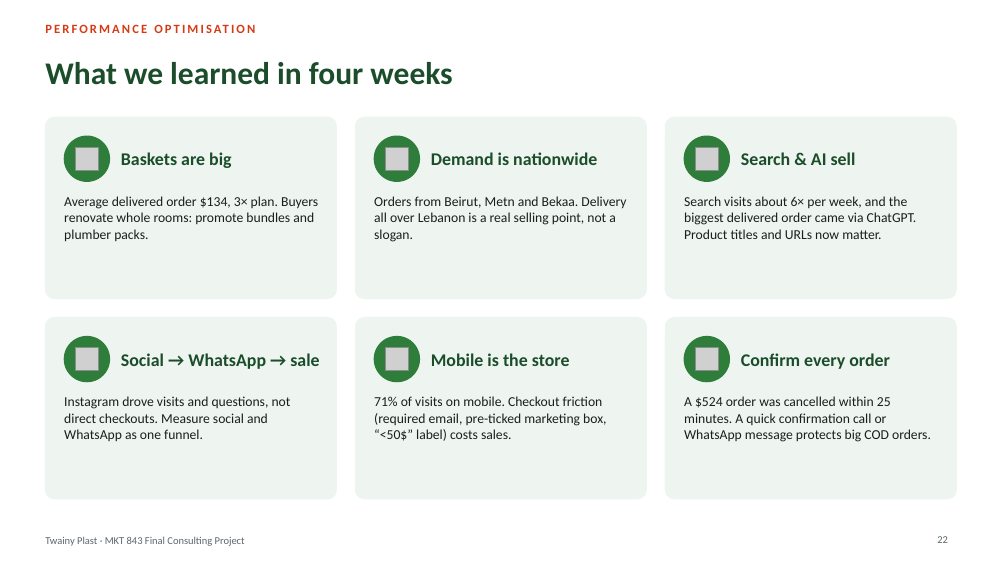
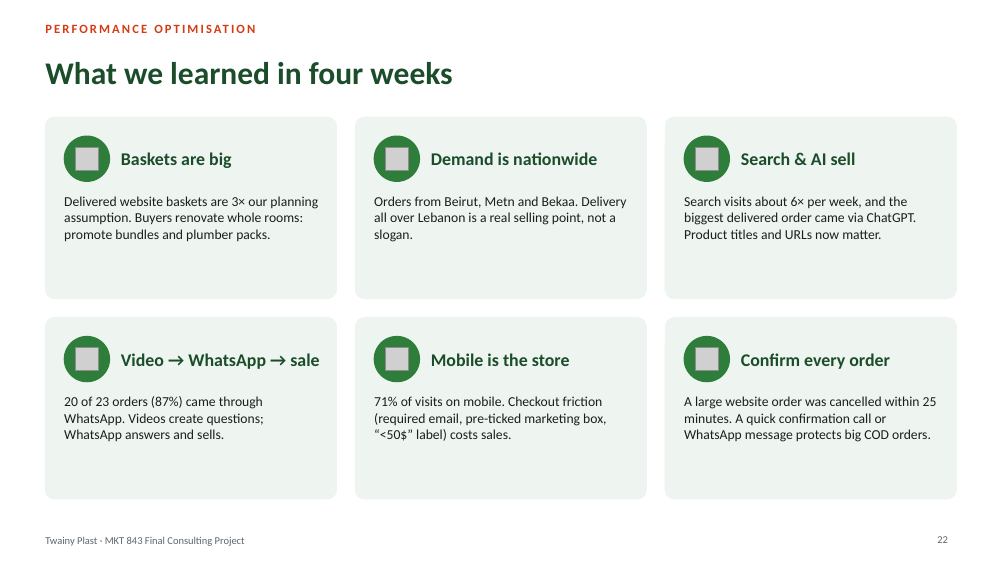
Before and after one commit to mouhibtwainy-dot/Twainy-Plast, a slide deck: slide 22 of deck/Twainy-Plast-Final-Deck.pptx. Drawn at 1008x567 pixels with LibreOffice and Linux fonts; fonts in the diff are those of the drawing; grey boxes stand for pictures. Boxes give left, top, right and bottom in pixels: in the first picture for what was removed or moved away, otherwise in the second. Text is boxed around its words. In the diff, an @@ line names an element or a change of style, - is before the commit and + after.

```diff
--- a/deck/Twainy-Plast-Final-Deck.pptx
+++ b/deck/Twainy-Plast-Final-Deck.pptx
@@ text at bbox=[64, 196, 318, 242]: text changed @@
-Average delivered order $134, 3× plan. Buyers renovate whole rooms: promote bundles and plumber packs.
+Delivered website baskets are 3× our planning assumption. Buyers renovate whole rooms: promote bundles and plumber packs.
@@ text at bbox=[121, 353, 319, 369]: text changed @@
-Social → WhatsApp → sale
+Video → WhatsApp → sale
@@ text at bbox=[64, 396, 264, 441]: text changed @@
-Instagram drove visits and questions, not direct checkouts. Measure social and WhatsApp as one funnel.
+20 of 23 orders (87%) came through WhatsApp. Videos create questions; WhatsApp answers and sells.
@@ text at bbox=[684, 396, 937, 442]: text changed @@
-A $524 order was cancelled within 25 minutes. A quick confirmation call or WhatsApp message protects big COD orders.
+A large website order was cancelled within 25 minutes. A quick confirmation call or WhatsApp message protects big COD orders.
```
Also in this commit, not shown: 14 other slides changed, 2 other files.
